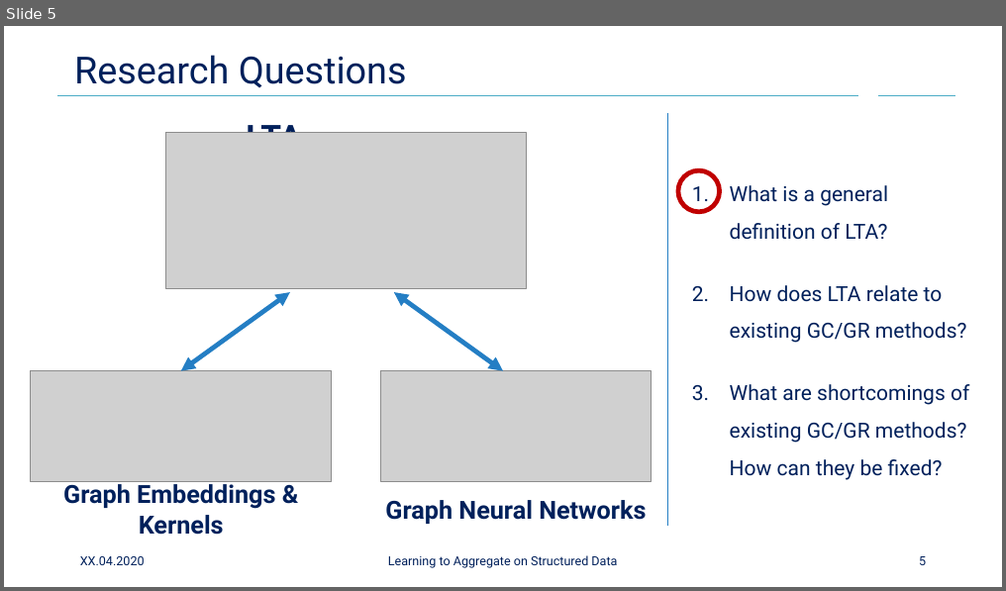
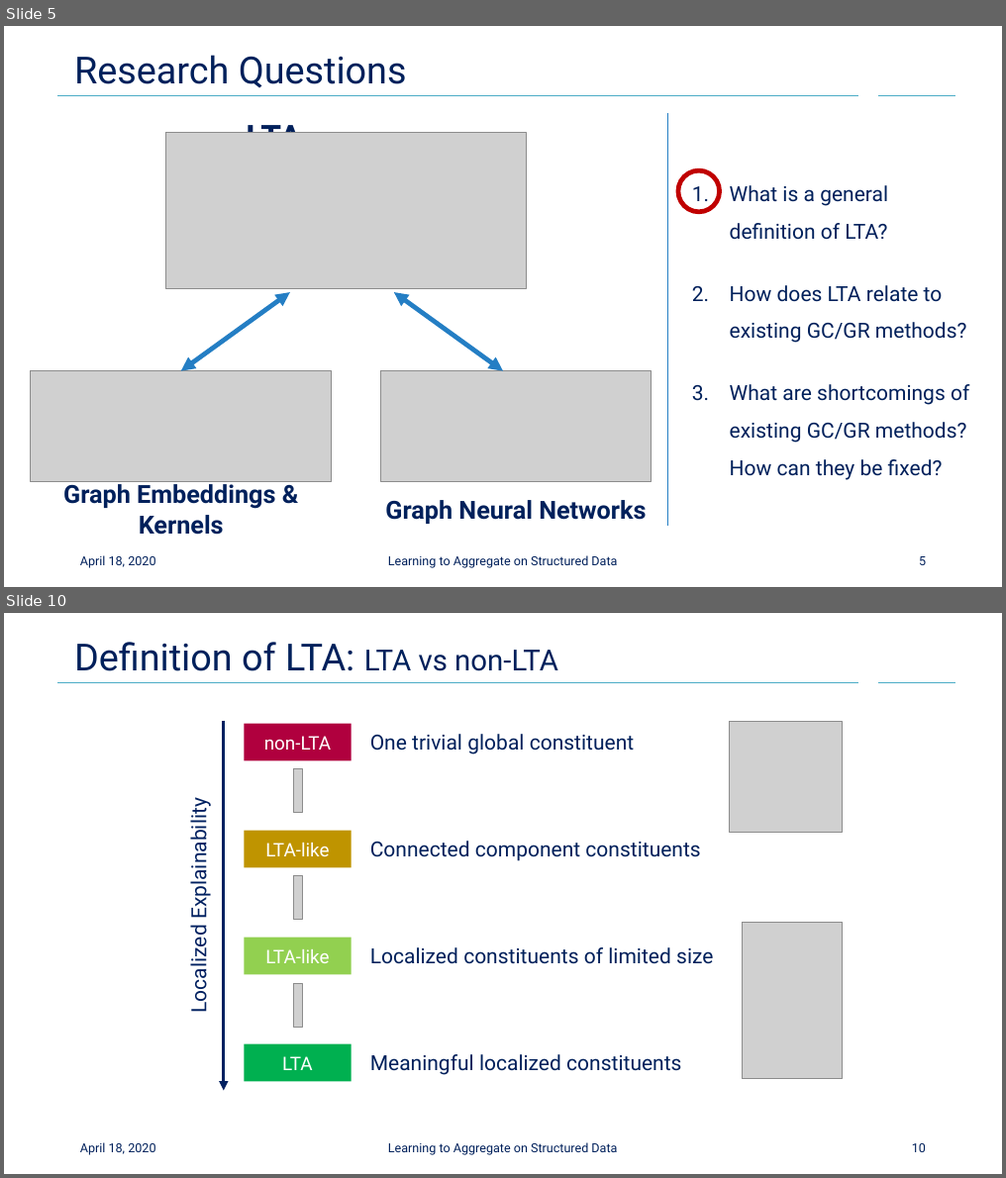
Before and after one commit to Cortys/master-thesis, a slide deck: presentation/final/final_presentation.pptx. Shown one above the other, each under a label of ours: slide 5 before the commit, slides 5 and 10 after it; the slides between them are not shown. The pictures are 1006x591 and 1006x1178 pixels, drawn with LibreOffice and Linux fonts; fonts in the diff are those of the drawing; grey boxes stand for pictures; background and template pictures are left out. Boxes give left, top, right and bottom in pixels: in the first picture for what was removed or moved away, otherwise in the second. Text is boxed around its words. In the diff, an @@ line names an element or a change of style, - is before the commit and + after.

Commit message:
added lta definition slides

```diff
--- a/presentation/final/final_presentation.pptx
+++ b/presentation/final/final_presentation.pptx
@@ slide 10 added at bbox=[4, 613, 1002, 1174], background #FFFFFF; not listed: 2 template elements that a slide beside it also shows @@
@@ title added at bbox=[74, 642, 558, 671], 36 pt, text #00205B @@
+Definition of LTA: LTA vs non-LTA
@@ arrow added from (224, 721) to (224, 1090), #002060 3 pt @@
@@ rectangle added at bbox=[245, 724, 351, 761], fill #B0003E, 18 pt, text #FFFFFF @@
+non-LTA
@@ picture added at bbox=[729, 722, 842, 833] @@
@@ text added at bbox=[370, 734, 635, 755], 20 pt, text #00205B @@
+One trivial global constituent
@@ picture added at bbox=[293, 769, 302, 813] @@
@@ text added at bbox=[184, 810, 212, 1011], 20 pt, text #002060 @@
+Localized Explainability
@@ rectangle added at bbox=[245, 830, 351, 867], fill #BF9500, 18 pt, text #FFFFFF @@
+LTA-like
@@ text added at bbox=[370, 841, 700, 861], 20 pt, text #00205B @@
+Connected component constituents
@@ picture added at bbox=[293, 875, 302, 919] @@
@@ rectangle added at bbox=[245, 937, 351, 974], fill #92D050, 18 pt, text #FFFFFF @@
+LTA-like
@@ picture added at bbox=[743, 922, 843, 1078] @@
@@ text added at bbox=[370, 948, 713, 964], 20 pt, text #00205B @@
+Localized constituents of limited size
@@ picture added at bbox=[293, 984, 302, 1028] @@
@@ rectangle added at bbox=[245, 1045, 351, 1081], fill #00B050, 18 pt, text #FFFFFF @@
+LTA
@@ text added at bbox=[370, 1055, 681, 1075], 20 pt, text #00205B @@
+Meaningful localized constituents
@@ text added at bbox=[80, 1143, 155, 1156], 12 pt, text #00205B @@
+April 18, 2020
@@ text added at bbox=[388, 1143, 617, 1156], 12 pt, text #00205B @@
+Learning to Aggregate on Structured Data
@@ page number added at bbox=[912, 1144, 926, 1153], 12 pt, text #00205B @@
+10
@@ slide 5 changed as well @@
@@ text at bbox=[80, 556, 155, 569]: text changed @@
-XX.04.2020
+April 18, 2020
```
Also in this commit, not shown: 5 other slides changed, 4 other slides added, 9 other files.
